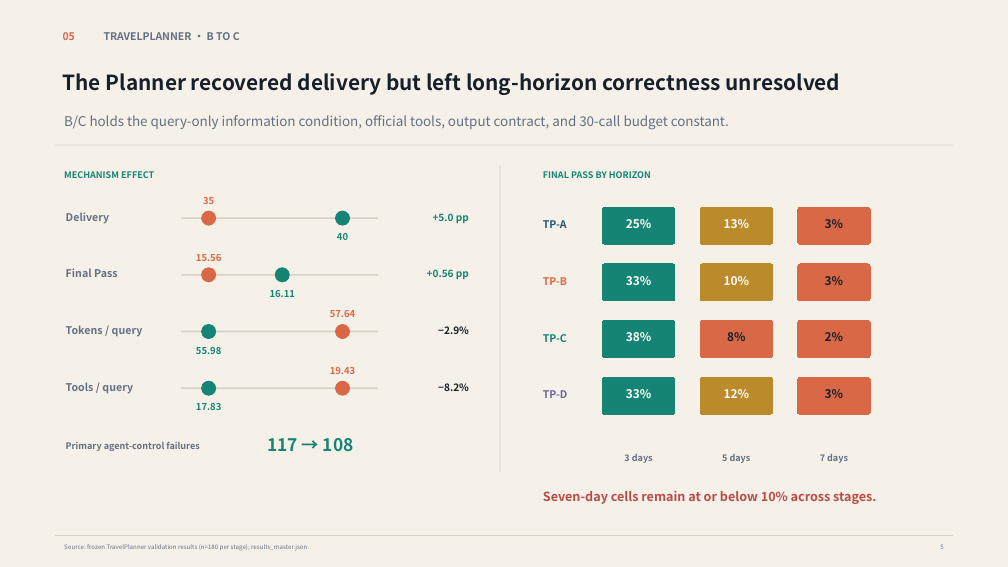
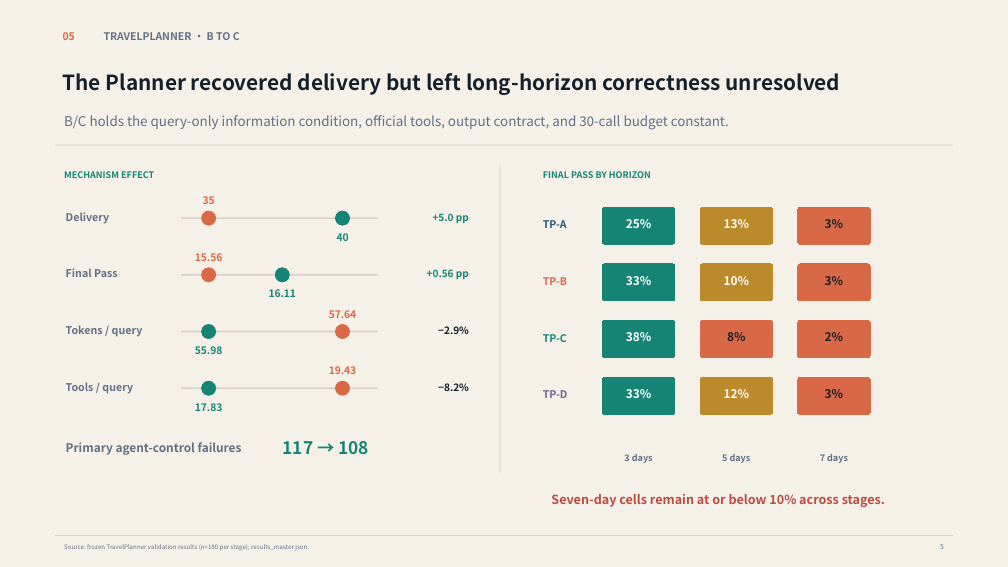
Before and after one commit to ZhansLeo/planning-execution-failures, a slide deck: slide 5 of deck/Diagnosing_Planning_Execution_Failures.pptx. Drawn at 1008x567 pixels with LibreOffice and Linux fonts; fonts in the diff are those of the drawing. Boxes give left, top, right and bottom in pixels: in the first picture for what was removed or moved away, otherwise in the second. Text is boxed around its words. In the diff, an @@ line names an element or a change of style, - is before the commit and + after.

```diff
--- a/deck/Diagnosing_Planning_Execution_Failures.pptx
+++ b/deck/Diagnosing_Planning_Execution_Failures.pptx
@@ size 9 to 9.8 pt in 7 elements at (203,196,215,204), (195,253,222,261), (269,289,296,297), (329,310,356,318), (195,346,222,354), (329,366,356,374), (195,403,222,411) @@
@@ text "Primary agent-control failures" at (66,442,242,455): size 8.6 to 11.3 pt @@
@@ text "117 → 108": place and size @@
-text "117 → 108" at (267,438,354,451)
+text "117 → 108" at (283,441,369,454)
@@ text "Seven-day cells remain at or ...": place and size @@
-text "Seven-day cells remain at or ..." at (543,491,876,504)
+text "Seven-day cells remain at or ..." at (551,494,885,507)
```
Also in this commit, not shown: 11 other slides changed, 4 other files.
